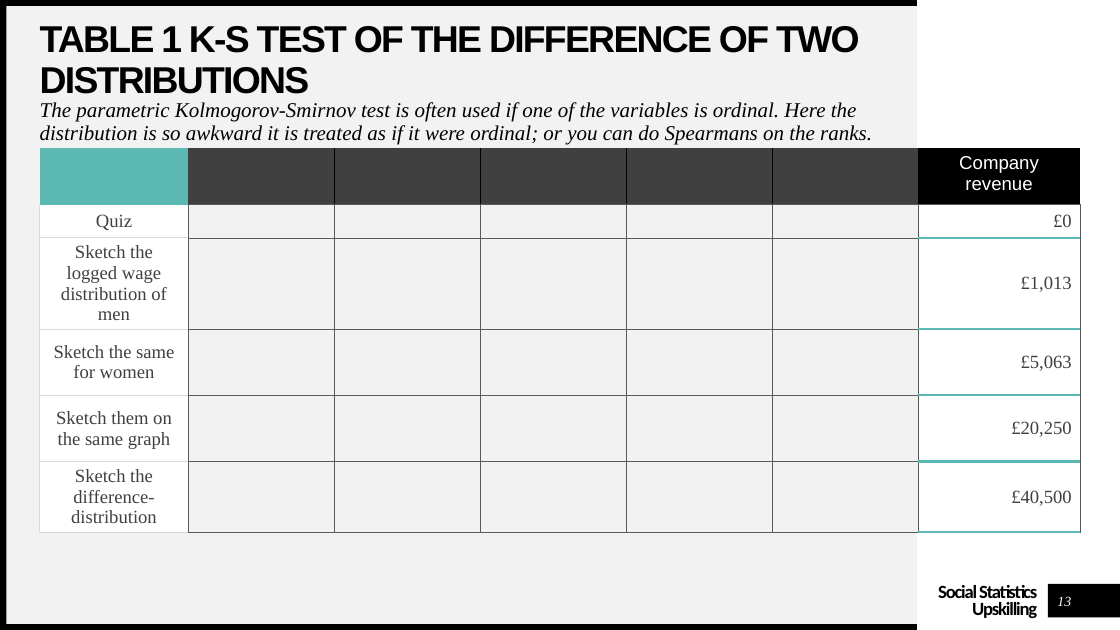
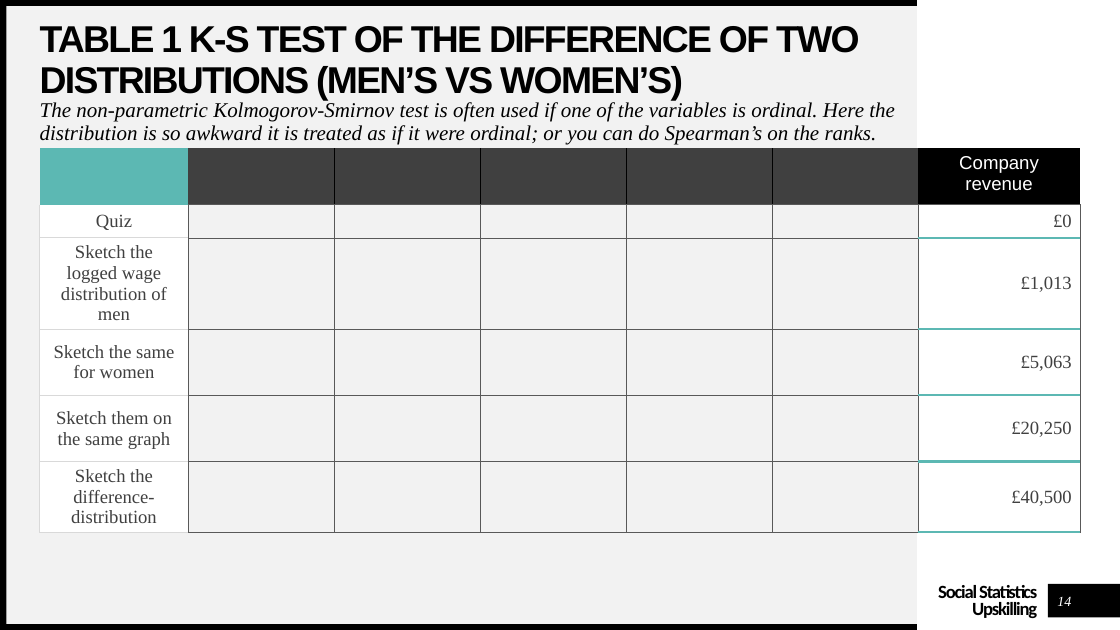
Before and after one commit to WendyOlsen/Upskilling2024, a slide deck: slide 14 of Pay Gap presentation.pptx (slide 13 before the commit). Drawn at 1120x630 pixels with LibreOffice and Linux fonts; fonts in the diff are those of the drawing. Boxes give left, top, right and bottom in pixels: in the first picture for what was removed or moved away, otherwise in the second. Text is boxed around its words. In the diff, an @@ line names an element or a change of style, - is before the commit and + after.

```diff
--- a/Pay Gap presentation.pptx
+++ b/Pay Gap presentation.pptx
@@ title at bbox=[40, 26, 860, 100]: text changed @@
-TABLE 1 K-S TEST OF THE DIFFERENCE OF TWO DISTRIBUTIONS
+TABLE 1 K-S TEST OF THE DIFFERENCE OF TWO DISTRIBUTIONS (MEN’S VS WOMEN’S)
@@ text at bbox=[40, 102, 895, 145]: text changed @@
-The parametric Kolmogorov-Smirnov test is often used if one of the variables is ordinal. Here the distribution is so awkward it is treated as if it were ordinal; or you can do Spearmans on the ranks.
+The non-parametric Kolmogorov-Smirnov test is often used if one of the variables is ordinal. Here the distribution is so awkward it is treated as if it were ordinal; or you can do Spearman’s on the ranks.
@@ page number at bbox=[1057, 597, 1071, 606]: text changed @@
-13
+14
```
Also in this commit, not shown: 5 other slides changed, 4 slides added, 3 slides removed, 1 other file.
